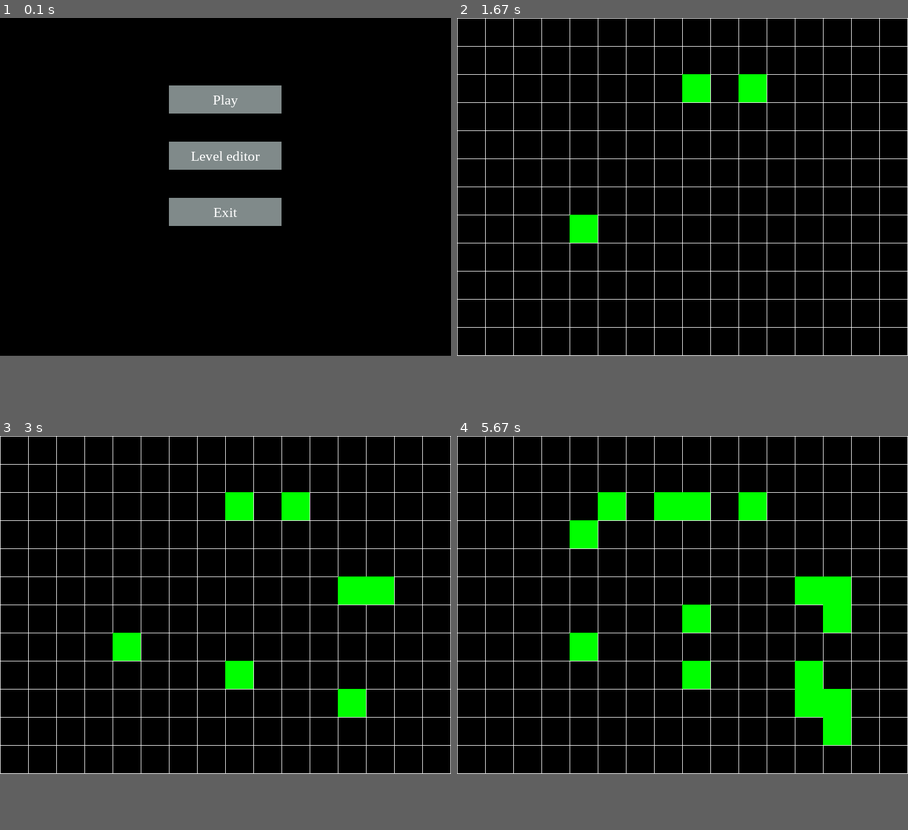
Above: before the commit, frames 1-4 (two rows, left to right).
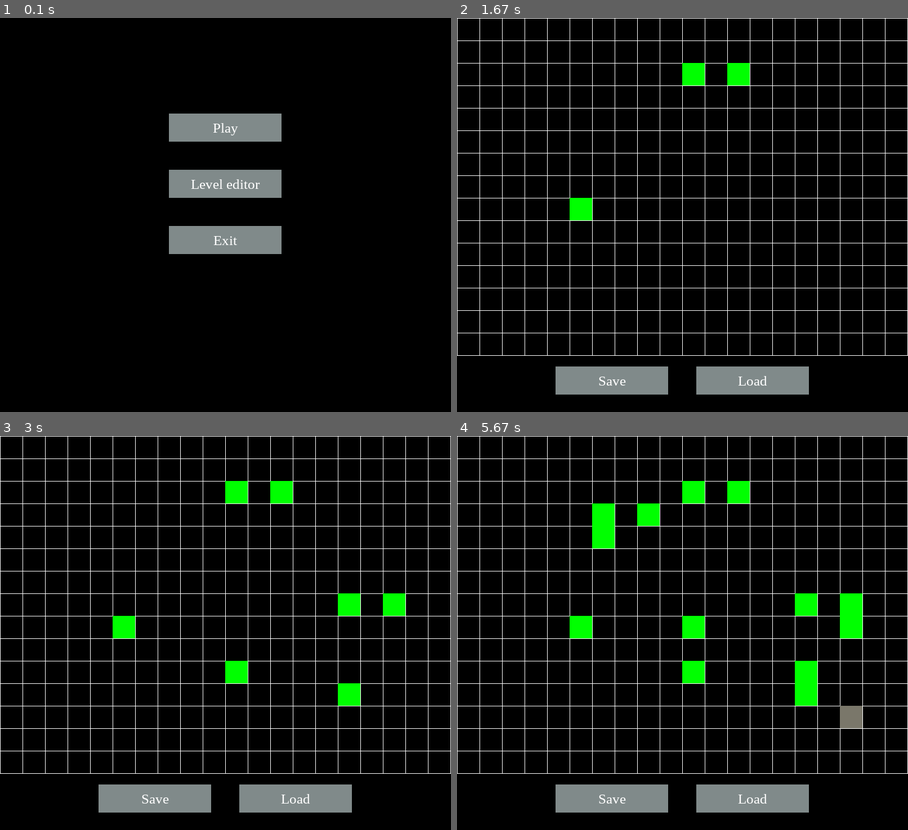
Above: after the commit, the same moments.

Repository: kamilxkruk/PyGamePlatformer
Game: pygame game, started from main.py
Same seed, same stepped clock (60 frames per second), same inputs: the game is played once before the commit and once after it.
Inputs (mouse positions are in pixels of both pictures, inside the frame that each line leads up to):
- Up to frame 1 (0.1 s): no input
- Up to frame 2 (1.67 s): click "Level editor" at 0.38 s; click (574, 218) at 0.88 s; click (750, 77) at 1.22 s; click (691, 81) at 1.55 s
- Up to frame 3 (3 s): click (230, 676) at 1.88 s; click (342, 696) at 2.22 s; click (342, 597) at 2.55 s; click (387, 601) at 2.88 s
- Up to frame 4 (5.67 s): click (840, 707) at 3.22 s; click (700, 617) at 3.55 s; click (844, 723) at 3.88 s; click (804, 676) at 4.22 s; click (610, 506) at 4.55 s; click (840, 629) at 4.88 s; click (596, 538) at 5.22 s; click (655, 514) at 5.55 s
In our replay, the window is 801x601 before the commit and 801x701 after it. These sizes can differ from the game's own. Grey fills any space a smaller window leaves; there, only what the larger window draws over its background counts as a difference.

The runs differ from the first frame. In frame 1, 11% of the frame differs, in the area x 37-63%, y 17-60%; in frame 2, 11%; in frame 3, 12%; in frame 4, 15%, in the area x 0-100%, y 0-96%.

Commit message:
Add buttons to manage level editor

Diff:
--- a/gameObject.py
+++ b/gameObject.py
@@ -10,8 +10,8 @@
     def __init__(self):
         pygame.init()
 
-        self.screenSize = (SCREEN_WIDTH+1, SCREEN_HEIGHT+1) #Tuple
-        self.display = pygame.display.set_mode(self.screenSize)
+        self.windowSize = (WINDOW_WIDTH+1, WINDOW_HEIGHT+1) #Tuple
+        self.display = pygame.display.set_mode(self.windowSize)
         self.display_rect = self.display.get_rect()
         pygame.display.set_caption('First PyGame App')
         self.pyClock = pygame.time.Clock()
@@ -20,9 +20,12 @@
         self.levelEditor = LevelEditor()
         self.gravity = True
 
-        self.gameMenuRectangle = pygame.Rect(self.display_rect.centerx-100,self.display_rect.top+120,200,50)
-        self.editMenuRectangle = pygame.Rect(self.display_rect.centerx-100,self.display_rect.top+220,200,50)
-        self.exitMenuRectangle = pygame.Rect(self.display_rect.centerx-100,self.display_rect.top+320,200,50)
+        #Menu buttons
+        self.gameMenuRectangle = pygame.Rect(self.display_rect.centerx-100,self.display_rect.top+170,200,50)
+        self.editMenuRectangle = pygame.Rect(self.display_rect.centerx-100,self.display_rect.top+270,200,50)
+        self.exitMenuRectangle = pygame.Rect(self.display_rect.centerx-100,self.display_rect.top+370,200,50)
+
+        #Menu labels
         self.myMenuFont = pygame.font.SysFont("Times New Roman", 25)
         self.gameLabel = self.myMenuFont.render('Play', 1, WHITE)
         self.gameLabelRect = self.gameLabel.get_rect()
@@ -34,9 +37,24 @@
         self.exitLabelRect = self.exitLabel.get_rect()
         self.exitLabelRect.center = self.exitMenuRectangle.center
 
-        self.levelEditorData = [0]*12
+        #Level editor buttons
+        self.saveEditorRectangle = pygame.Rect(175,SCREEN_HEIGHT+20,200,50)
+        self.loadEditorRectangle = pygame.Rect(425,SCREEN_HEIGHT+20,200,50)
+
+        self.saveEditorButtonLabel = self.myMenuFont.render('Save', 1, WHITE)
+        self.saveEditorButtonLabelRect = self.saveEditorButtonLabel.get_rect()
+        self.saveEditorButtonLabelRect.center = self.saveEditorRectangle.center
+        self.loadEditorButtonLabel = self.myMenuFont.render('Load', 1, WHITE)
+        self.loadEditorButtonLabelRect = self.loadEditorButtonLabel.get_rect()
+        self.loadEditorButtonLabelRect.center = self.loadEditorRectangle.center
+
+        #Level editor labels
+
+
+
+        self.levelEditorData = [0]*EDITOR_ROWS
         for row in range(len(self.levelEditorData)):
-            self.levelEditorData[row] = [0]*16
+            self.levelEditorData[row] = [0]*EDITOR_COLUMNS
 
     # process game
     def process_game(self):
@@ -102,6 +120,7 @@
 
     def print_game(self):
         self.player.display(self.display)
+        pygame.draw.rect(self.display,WHITE,pygame.rect.Rect((0,0),(SCREEN_WIDTH,SCREEN_HEIGHT)),1)
 
     def print_menu(self):
         pygame.draw.rect(self.display,GRAY,self.gameMenuRectangle)
@@ -112,11 +131,14 @@
         self.display.blit(self.exitLabel,self.exitLabelRect)
 
     def print_editor(self):
+
+        #Draw grid
         for row in range(EDITOR_ROWS+1):
             pygame.draw.line(self.display,WHITE,(0,row*TILE_SIZE),(SCREEN_WIDTH,row*TILE_SIZE))
         for column in range(EDITOR_COLUMNS+1):
             pygame.draw.line(self.display,WHITE,(column*TILE_SIZE,0),(column*TILE_SIZE,SCREEN_HEIGHT))
 
+        #Draw level tiles
         for rowId in range(len(self.levelEditorData)):
             for columnId in range(len(self.levelEditorData[rowId])):
                 if self.levelEditorData[rowId][columnId] != 0:
@@ -125,7 +147,11 @@
                     elif self.levelEditorData[rowId][columnId] == T_DIRT:
                         self.drawLevelEditorTile(columnId, rowId, BROWN)
 
-
+        #Draw editor buttons
+        pygame.draw.rect(self.display,GRAY,self.saveEditorRectangle)
+        pygame.draw.rect(self.display,GRAY,self.loadEditorRectangle)
+        self.display.blit(self.saveEditorButtonLabel,self.saveEditorButtonLabelRect)
+        self.display.blit(self.loadEditorButtonLabel, self.loadEditorButtonLabelRect)
 
 
     def drawLevelEditorTile(self,columnId,rowId,color):
--- a/level1.txt
+++ b/level1.txt
@@ -1,12 +1,15 @@
-[[0, 0, 0, 0, 0, 0, 0, 0, 0, 0, 0, 0, 0, 0, 0, 0],
-[0, 0, 0, 0, 0, 0, 0, 0, 0, 0, 0, 0, 0, 0, 0, 0],
-[0, 0, 0, 0, 0, 0, 0, 0, 0, 0, 0, 0, 0, 0, 0, 0],
-[0, 0, 0, 0, 0, 0, 0, 0, 0, 0, 0, 0, 0, 0, 1, 1],
-[0, 0, 0, 0, 0, 0, 0, 1, 1, 1, 0, 0, 0, 0, 0, 0],
-[0, 0, 0, 0, 0, 0, 0, 0, 0, 0, 0, 0, 0, 0, 0, 0],
-[0, 0, 0, 0, 0, 0, 0, 0, 0, 0, 0, 1, 1, 1, 0, 0],
-[0, 0, 0, 0, 0, 0, 0, 0, 0, 0, 0, 0, 0, 0, 0, 0],
-[0, 0, 0, 0, 0, 0, 0, 0, 0, 0, 0, 0, 0, 0, 0, 0],
-[0, 0, 0, 0, 0, 0, 0, 0, 0, 0, 0, 0, 0, 0, 0, 0],
-[0, 0, 0, 0, 0, 0, 0, 0, 0, 0, 0, 0, 0, 0, 0, 0],
-[0, 0, 0, 0, 0, 0, 0, 0, 0, 0, 0, 0, 0, 0, 0, 0]]
+[[0, 0, 0, 0, 0, 0, 0, 0, 0, 0, 0, 0, 0, 0, 0, 0, 0, 0, 0, 0],
+[0, 0, 0, 1, 0, 0, 0, 0, 0, 0, 0, 0, 0, 0, 0, 0, 0, 0, 0, 0],
+[0, 0, 0, 0, 0, 0, 0, 0, 0, 0, 0, 0, 0, 0, 0, 0, 0, 0, 0, 0],
+[0, 0, 0, 0, 0, 0, 0, 0, 0, 0, 0, 0, 0, 0, 0, 0, 0, 0, 0, 0],
+[0, 0, 0, 0, 1, 0, 0, 0, 0, 1, 0, 0, 0, 0, 0, 0, 0, 0, 0, 0],
+[0, 0, 0, 0, 0, 0, 0, 0, 0, 0, 0, 0, 0, 0, 0, 0, 0, 0, 0, 0],
+[0, 0, 0, 0, 0, 0, 0, 0, 0, 0, 0, 0, 0, 0, 0, 0, 0, 0, 0, 0],
+[0, 0, 0, 0, 0, 0, 0, 0, 0, 0, 0, 0, 0, 0, 0, 0, 0, 0, 0, 0],
+[0, 0, 0, 0, 0, 0, 0, 0, 0, 0, 0, 0, 0, 0, 0, 0, 0, 0, 0, 0],
+[0, 0, 0, 0, 0, 0, 0, 0, 0, 0, 0, 0, 0, 1, 0, 0, 0, 0, 0, 0],
+[0, 0, 0, 0, 0, 0, 0, 0, 0, 0, 0, 0, 0, 0, 0, 0, 0, 0, 0, 0],
+[0, 0, 0, 0, 0, 0, 0, 0, 0, 0, 0, 0, 0, 0, 0, 0, 0, 0, 0, 0],
+[0, 0, 0, 0, 0, 0, 0, 0, 0, 0, 0, 0, 0, 0, 0, 0, 0, 0, 0, 0],
+[0, 0, 0, 0, 0, 0, 0, 0, 0, 0, 0, 0, 0, 0, 0, 0, 0, 0, 0, 0],
+[0, 0, 0, 0, 0, 0, 0, 0, 0, 0, 0, 0, 0, 0, 0, 0, 0, 0, 0, 0]]
--- a/player.py
+++ b/player.py
@@ -38,6 +38,7 @@
         self.myFont = pygame.font.SysFont("Times New Roman", 18)
         self.infoLabel = self.myFont.render('Points: 0',1,WHITE)
         self.infoLabelRect = self.infoLabel.get_rect()
+        self.infoLabelRect.topleft = (0,SCREEN_HEIGHT)
 
         self.musicPlayer = pygame.mixer.init()
         self.coinSound = pygame.mixer.Sound('sounds/1.mp3')
--- a/settings.py
+++ b/settings.py
@@ -1,3 +1,6 @@
+WINDOW_WIDTH = 800
+WINDOW_HEIGHT = 700
+
 SCREEN_WIDTH = 800
 SCREEN_HEIGHT = 600
 FPS = 30
@@ -27,7 +30,7 @@
 ]
 
 #Level editor settings
-TILE_SIZE = 50
+TILE_SIZE = 40
 EDITOR_ROWS = SCREEN_HEIGHT//TILE_SIZE
 EDITOR_COLUMNS = SCREEN_WIDTH//TILE_SIZE
 
